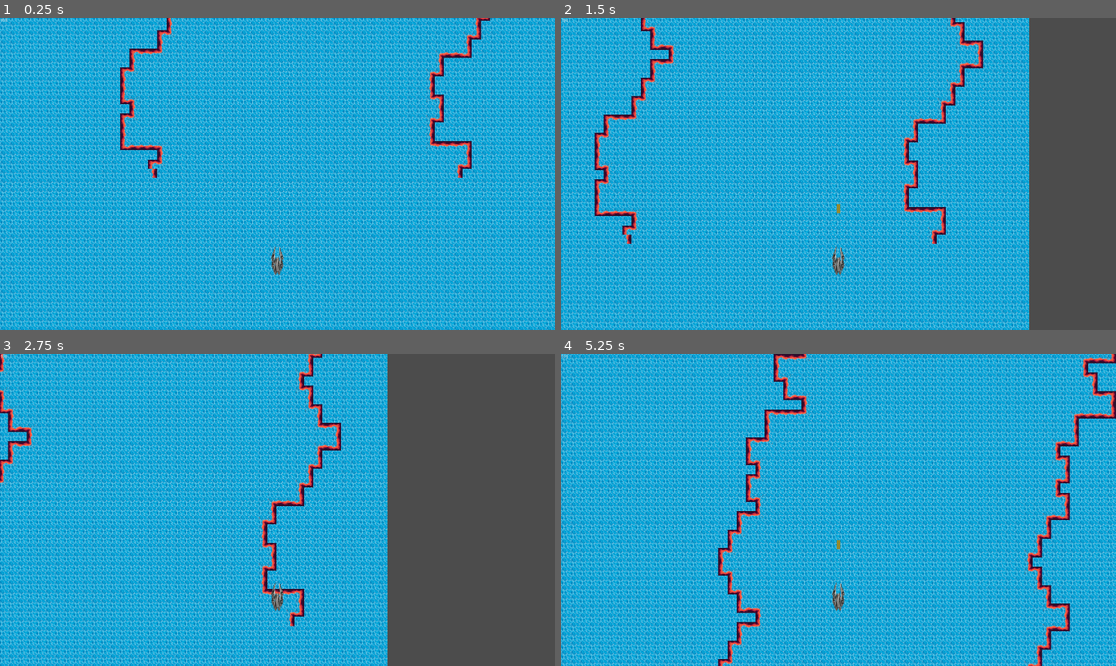
Above: before the commit, frames 1-4 (two rows, left to right).
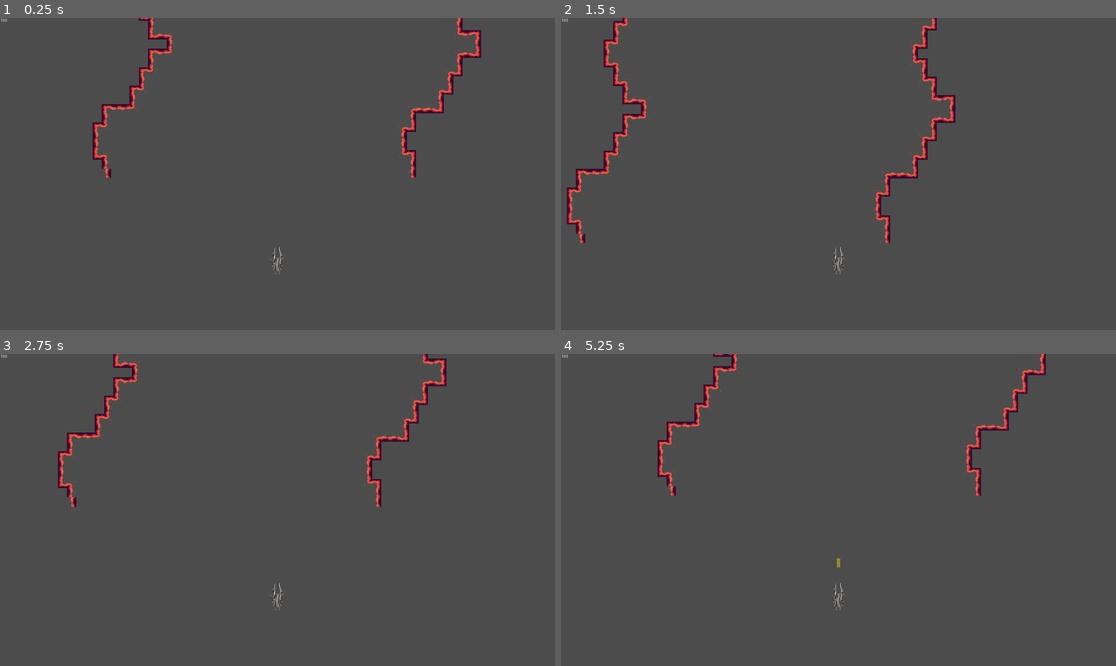
Above: after the commit, the same moments.

Repository: CyanideGourmet/River-Raid-Remake
Game: Godot game, scene res://scenes/Main.tscn
Same seed, same stepped clock (60 frames per second), same inputs: the game is played once before the commit and once after it.
Inputs:
- Up to frame 1 (0.25 s): no input
- Up to frame 2 (1.5 s): hold Right (ui_right) 0.53-1.28 s; tap Space (ui_select) at 0.6, 0.77, 1.07, 1.35 s; hold Down (ui_down) from 1.28 s (still down)
- Up to frame 3 (2.75 s): tap Space (ui_select) at 1.52, 1.82, 2.1 s; release Down (ui_down) at 2.03 s; hold Right (ui_right) from 2.03 s (still down)
- Up to frame 4 (5.25 s): release Right (ui_right) at 2.78 s; hold Up (ui_up) 2.78-3.53 s; tap Space (ui_select) at 2.85, 3.02, 3.32, 3.6, 3.77, 4.07, 4.35, 4.52, 4.82, 5.1 s; hold Left (ui_left) 3.53-5.03 s; hold Down (ui_down) from 5.03 s (still down)

The runs differ from the first frame. In frame 1, 100% of the frame differs, in the area x 0-100%, y 0-100%; in frame 2, 84%; in frame 3, 70%; in frame 4, 100%.

Commit message:
Map generation improvements and added collisions
Ponadto sprawniejsza funkcja obsługująca poruszanie się postaci

Diff:
--- a/assets/TileMap/MapSlice.tres
+++ b/assets/TileMap/MapSlice.tres
@@ -9,14 +9,14 @@
 [sub_resource type="ConvexPolygonShape2D" id=1]
 points = PoolVector2Array( 0, 0, 32, 0, 32, 32, 0, 32 )
 
-[sub_resource type="ConvexPolygonShape2D" id=2]
-points = PoolVector2Array( 0, 0, 32, 0, 32, 32, 0, 32 )
+[sub_resource type="ConvexPolygonShape2D" id=5]
+points = PoolVector2Array( 31.7953, 32.0966, -0.354935, 32.4985, 0.046936, 13.108, 31.7953, 12.7061 )
 
-[sub_resource type="ConvexPolygonShape2D" id=3]
-points = PoolVector2Array( 0, 0, 32, 0, 32, 32, 0, 32 )
+[sub_resource type="ConvexPolygonShape2D" id=6]
+points = PoolVector2Array( 0, 0, 0, 0, 32, 0, 32, 32, 14.1666, 31.6667, 14.9164, 14.5145, -0.232132, 14.4894 )
 
-[sub_resource type="ConvexPolygonShape2D" id=4]
-points = PoolVector2Array( 0, 0, 32, 0, 32, 32, 0, 32 )
+[sub_resource type="ConvexPolygonShape2D" id=7]
+points = PoolVector2Array( 15.3183, 31.7877, 15.7202, 15.7126, 31.7953, 15.3107, 32, 32 )
 
 [resource]
 0/name = "tileWater.png 0"
@@ -57,7 +57,7 @@
 "autotile_coord": Vector2( 0, 0 ),
 "one_way": false,
 "one_way_margin": 1.0,
-"shape": SubResource( 2 ),
+"shape": SubResource( 5 ),
 "shape_transform": Transform2D( 1, 0, 0, 1, 0, 0 )
 } ]
 2/z_index = 0
@@ -73,7 +73,7 @@
 "autotile_coord": Vector2( 0, 0 ),
 "one_way": false,
 "one_way_margin": 1.0,
-"shape": SubResource( 3 ),
+"shape": SubResource( 6 ),
 "shape_transform": Transform2D( 1, 0, 0, 1, 0, 0 )
 } ]
 3/z_index = 0
@@ -89,7 +89,7 @@
 "autotile_coord": Vector2( 0, 0 ),
 "one_way": false,
 "one_way_margin": 1.0,
-"shape": SubResource( 4 ),
+"shape": SubResource( 7 ),
 "shape_transform": Transform2D( 1, 0, 0, 1, 0, 0 )
 } ]
 4/z_index = 0
--- a/scenes/Bullet.tscn
+++ b/scenes/Bullet.tscn
@@ -7,6 +7,8 @@
 extents = Vector2( 5.00362, 15.9956 )
 
 [node name="Bullet" type="KinematicBody2D"]
+collision_layer = 2
+collision_mask = 2
 script = ExtResource( 1 )
 __meta__ = {
 "_edit_group_": true
--- a/scenes/Main.tscn
+++ b/scenes/Main.tscn
@@ -10,11 +10,11 @@
 
 [node name="MapSlice" parent="." instance=ExtResource( 1 )]
 position = Vector2( 0, 8704 )
-level_size = 8704
 
 [node name="MapSlice2" parent="." instance=ExtResource( 1 )]
-level_size = 8704
 
 [node name="Player" parent="." instance=ExtResource( 2 )]
 position = Vector2( 960, 17168 )
+max_forward_speed = 1000
+min_forward_speed = 0
 fuel_decrease_rate = 0.0
--- a/scenes/MapSlice.tscn
+++ b/scenes/MapSlice.tscn
@@ -3,24 +3,22 @@
 [ext_resource path="res://assets/TileMap/MapSlice.tres" type="TileSet" id=1]
 [ext_resource path="res://scripts/MapSlice.gd" type="Script" id=2]
 
-[sub_resource type="RectangleShape2D" id=6]
+[sub_resource type="RectangleShape2D" id=1]
 extents = Vector2( 960, 4352 )
 
-[node name="MapSlice" type="TileMap"]
+[node name="MapSlice" type="TileMap" groups=[
+"terrain",
+]]
 tile_set = ExtResource( 1 )
 cell_size = Vector2( 32, 32 )
+collision_layer = 3
+collision_mask = 3
 format = 1
 tile_data = PoolIntArray( 0, 0, 0, 1, 0, 0, 2, 0, 0, 3, 0, 0, 4, 0, 0, 5, 0, 0, 6, 0, 0, 7, 0, 0, 8, 0, 0, 9, 0, 0, 10, …(250577 unchanged characters)…
 script = ExtResource( 2 )
-level_size = null
-
-[node name="TileMap" type="TileMap" parent="."]
-tile_set = ExtResource( 1 )
-cell_size = Vector2( 32, 32 )
-format = 1
 
 [node name="Area" type="Area2D" parent="."]
 
 [node name="CollisionShape2D" type="CollisionShape2D" parent="Area"]
 position = Vector2( 960, 4352 )
-shape = SubResource( 6 )
+shape = SubResource( 1 )
--- a/scenes/Player.tscn
+++ b/scenes/Player.tscn
@@ -4,8 +4,8 @@
 [ext_resource path="res://assets/Images/Sprites/statek.png" type="Texture" id=2]
 
 [sub_resource type="CapsuleShape2D" id=1]
-radius = 12.6184
-height = 63.4663
+radius = 5.12219
+height = 39.9848
 
 [node name="Player" type="KinematicBody2D"]
 script = ExtResource( 1 )
@@ -16,6 +16,7 @@
 texture = ExtResource( 2 )
 
 [node name="CollisionShape2D" type="CollisionShape2D" parent="."]
+position = Vector2( 0, 12.9414 )
 shape = SubResource( 1 )
 
 [node name="Camera" type="Camera2D" parent="."]
--- a/scripts/Bullet.gd
+++ b/scripts/Bullet.gd
@@ -1,19 +1,23 @@
 extends KinematicBody2D
 
-var velocity = Vector2(0, -1000)
+export var bullet_distance = 800
+export var velocity = 1000
+
 var starting_position
 signal bullet_freed
 
 func _ready():
-	position.y -= 64
 	starting_position = position
 
 func _physics_process(delta):
-	if abs(position.y) - abs(starting_position.y) > 500:
+	if abs(position.y) - abs(starting_position.y) > bullet_distance:
 		emit_signal("bullet_freed")
 		queue_free()
-	position += velocity * delta
-
+	var collision = move_and_collide(Vector2(0, -velocity) * delta)
+	if collision:
+		if collision.collider.is_in_group("terrain"):
+			emit_signal("bullet_freed")
+			queue_free()
 func _on_Bullet_body_entered(body):
 	emit_signal("bullet_freed")
 	queue_free()
--- a/scripts/MapSlice.gd
+++ b/scripts/MapSlice.gd
@@ -7,6 +7,7 @@
 var max_width = 0
 var copy_offset
 var step_memory = []
+var randomization_safelock = [0, 0]
 
 func _ready():
 	$Area.connect("body_exited", self, "_on_MapSlice_body_exited")
@@ -20,7 +21,7 @@
 
 func _random_int(x, y):
 	randomize()
-	return randi()%(y+x+1)+x
+	return(randi()%(y+1-x)+x)
 
 func _choose_dir(last, n):
 	var x
@@ -34,9 +35,7 @@
 	elif last[0] == 2:
 		x = _random_int(0, 1)
 		x *= 2
-	if n > 25 and x == 1:
-		x = 0
-	if n < 2 and x == 2:
+	if (n > 25 and x == 1) or (n < 2 and x == 2) or (randomization_safelock[0] > 3 or randomization_safelock[1] > 3):
 		x = 0
 	step_memory.append(x)
 	return x
@@ -77,33 +76,27 @@
 			map_array[n][m][0] = 3
 			last[1] = last[0]
 			last[0] = 0
+			randomization_safelock = [0, 0]
 		elif x == 1:
 			map_array[n][m][1] = 2
 			n += 1
 			map_array[n][m][0] = 4
 			last[1] = last[0]
 			last[0] = 1
+			randomization_safelock[0] += 1
+			randomization_safelock[1] = 0
 		elif x == 2:
 			map_array[n][m][1] = 4
 			n -= 1
 			map_array[n][m][0] = 2
 			last[1] = last[0]
 			last[0] = 2
+			randomization_safelock[0] = 0
+			randomization_safelock[1] += 1
 		max_width = max(max_width, n)
 	map_array[n][m][1] = 1
 	start_end_width[1] = n
 	copy_offset = 59-max_width
-
-func _randomize_param():
-	var is_island = _random_int(0, 1)
-	var pass_width = 0
-	var island_start = 0
-	var island_end = 0
-	if is_island:
-		pass_width = 8
-		island_start = _random_int(39, 79)
-		island_end = _random_int(120, 160)
-	return [pass_width, island_start, island_end]
 
 func _right_side_copy():
 	var n = start_end_width[0]
@@ -121,21 +114,39 @@
 	map_array[n+copy_offset][m][2] = 1
 
 func _island():
-	var island_params = _randomize_param()
+	var island_params = [10, _random_int(39, 79), _random_int(192, 232)]
+	var start_n
+	var end_n
 	if island_params[0]:
 		var n = start_end_width[0]
 		var m = start_end_height[0]
 		for i in step_memory:
-			if m >= island_params[1] and m <= island_params[2]:
+			if m > island_params[1] and m < island_params[2]:
 				map_array[n+island_params[0]][m] = map_array[n+copy_offset][m].duplicate()
 				map_array[n+copy_offset-island_params[0]][m] = map_array[n][m].duplicate()
+			elif m == island_params[1]:
+				map_array[n+island_params[0]][m] = map_array[n+copy_offset][m].duplicate()
+				map_array[n+copy_offset-island_params[0]][m] = map_array[n][m].duplicate()
+				if map_array[n][m][0] == 3:
+					start_n = [n+island_params[0], n+copy_offset-island_params[0]]
+			elif m == island_params[2]:
+				map_array[n+island_params[0]][m] = map_array[n+copy_offset][m].duplicate()
+				map_array[n+copy_offset-island_params[0]][m] = map_array[n][m].duplicate()
+				if map_array[n][m][1] == 1:
+					end_n = [n+island_params[0], n+copy_offset-island_params[0]]
 			if i == 0:
 				m += 1
 			elif i == 1:
 				n += 1
 			elif i == 2:
 				n -= 1
-
+		map_array[start_n[0]][island_params[1]-1] = [2, 1, 1]
+		map_array[start_n[1]][island_params[1]-1] = [4, 1, 0]
+		map_array[end_n[0]][island_params[2]+1] = [3, 2, 1]
+		map_array[end_n[1]][island_params[2]+1] = [3, 4, 0]
+		for i in range(start_n[1]-start_n[0]-1):
+			map_array[start_n[0]+1+i][island_params[1]-1] = [4, 2, 0]
+			map_array[end_n[0]+1+i][island_params[2]+1] = [2, 4, 0]
 
 func _place_tiles():
 	var x
@@ -143,30 +154,30 @@
 		for j in range(272):
 			x = map_array[i][j]
 			if x == [2, 1, 1]:
-				$TileMap.set_cell(i, j, 4)
+				set_cell(i, j, 4)
 			elif x == [2, 1, 0]:
-				$TileMap.set_cell(i, j, 3, true)
+				set_cell(i, j, 3, true)
 			elif x == [4, 1, 1]:
-				$TileMap.set_cell(i, j, 3)
+				set_cell(i, j, 3)
 			elif x == [4, 1, 0]:
-				$TileMap.set_cell(i, j, 4, true)
+				set_cell(i, j, 4, true)
 			elif x == [3, 1, 1]:
-				$TileMap.set_cell(i, j, 2, false, false, true)
+				set_cell(i, j, 2, false, false, true)
 			elif x == [3, 1, 0]:
-				$TileMap.set_cell(i, j, 2, true, false, true)
+				set_cell(i, j, 2, true, false, true)
 			elif x == [2, 4, 0] or x == [4, 2, 1]:
-				$TileMap.set_cell(i, j, 2, false, true)
+				set_cell(i, j, 2, false, true)
 			elif x == [2, 4, 1] or x == [4, 2, 0]:
-				$TileMap.set_cell(i, j, 2)
+				set_cell(i, j, 2)
 			elif x == [3, 4, 0]:
-				$TileMap.set_cell(i, j, 4, true, true)
+				set_cell(i, j, 4, true, true)
 			elif x == [3, 4, 1]:
-				$TileMap.set_cell(i, j, 3, false, true)
+				set_cell(i, j, 3, false, true)
 			elif x == [3, 2, 0]:
-				$TileMap.set_cell(i, j, 3, true, true)
+				set_cell(i, j, 3, true, true)
 			elif x == [3, 2, 1]:
-				$TileMap.set_cell(i, j, 4, false, true)
+				set_cell(i, j, 4, false, true)
 			elif x == [1, 1, 0]:
-				$TileMap.set_cell(i, j, 1)
+				set_cell(i, j, 1)
 			else:
-				$TileMap.set_cell(i, j, -1)
+				set_cell(i, j, -1)
--- a/scripts/Player.gd
+++ b/scripts/Player.gd
@@ -35,11 +35,6 @@
 			acceleration_dir = 1
 		else:
 			acceleration_dir = 0
-	if Input.is_action_just_pressed("ui_select") and ammo > 0:
-		var bullet = Bullet.instance()
-		add_child(bullet)
-		bullet.connect("bullet_freed", self, "_on_bullet_freed")
-		ammo -= 1
 	return velocity
 
 func _physics_process(delta):
@@ -50,11 +45,19 @@
 		min_forward_speed = 0
 		acceleration_speed = 0
 	var velocity = get_input() + Vector2(0, -1)
+	if Input.is_action_just_pressed("ui_select") and ammo > 0:
+		var bullet = Bullet.instance()
+		add_child(bullet)
+		bullet.connect("bullet_freed", self, "_on_bullet_freed")
+		ammo -= 1
 	forward_speed += acceleration_speed * acceleration_dir
 	forward_speed = clamp(forward_speed, min_forward_speed, max_forward_speed)
 	velocity.x *= movement_speed
 	velocity.y *= forward_speed
-	position += velocity * delta
+	var collision = move_and_collide(velocity * delta)
+	if collision:
+		if collision.collider.is_in_group("terrain"):
+			position = collision.collider.position + Vector2(960, 8500)
 	position.x = clamp(position.x, camera_pos.x, camera_pos.x + $Camera.get_viewport_rect().size.x)
 	fuel -= fuel_decrease_rate
 	fuel = clamp(fuel, 0, 100)
